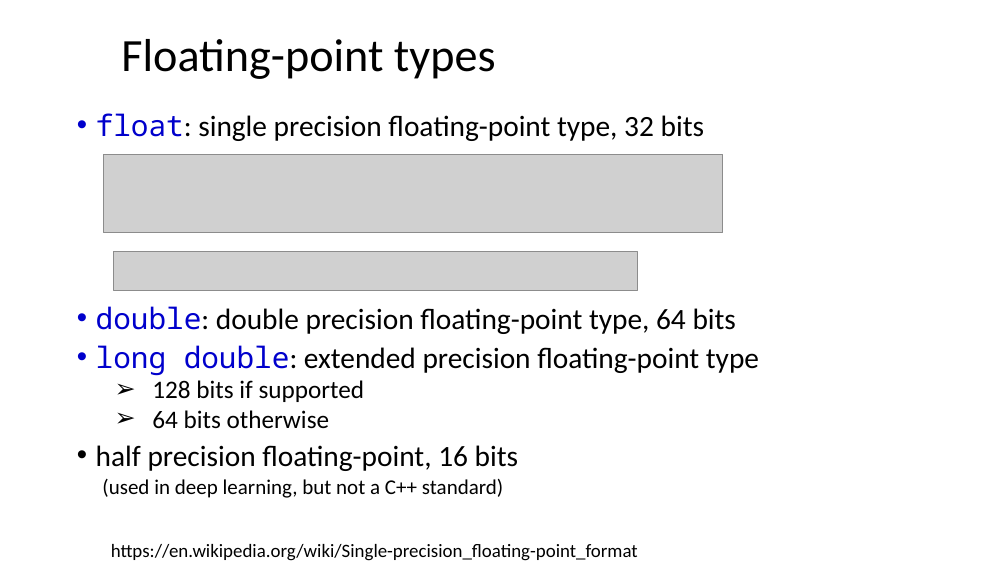
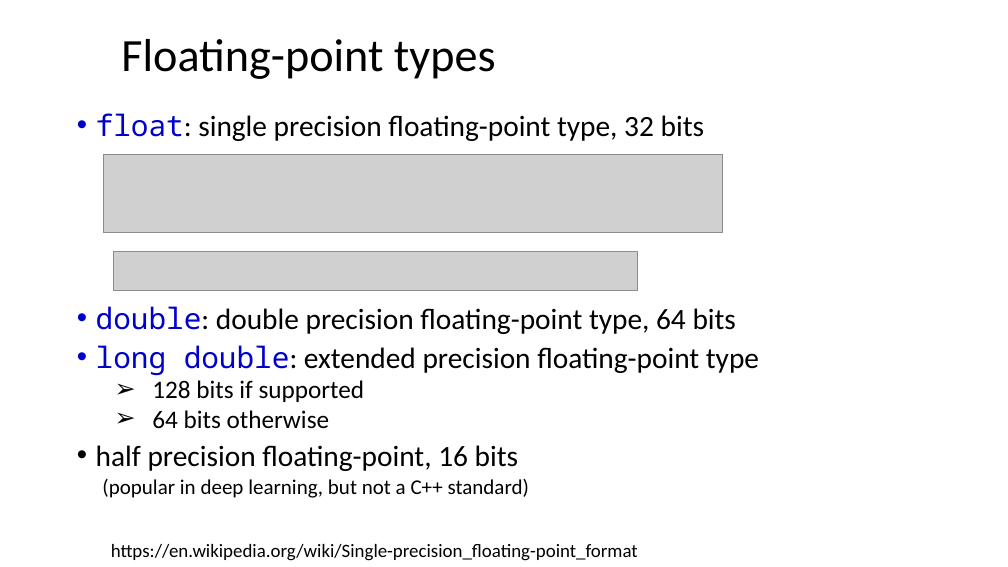
Before and after one commit to ShiqiYu/CPP, a slide deck: slide 24 of week02/Lecture02.pptx. Drawn at 1008x567 pixels with LibreOffice and Linux fonts; fonts in the diff are those of the drawing; grey boxes stand for pictures; background and template pictures are left out. Boxes give left, top, right and bottom in pixels: in the first picture for what was removed or moved away, otherwise in the second. Text is boxed around its words. In the diff, an @@ line names an element or a change of style, - is before the commit and + after.

```diff
--- a/week02/Lecture02.pptx
+++ b/week02/Lecture02.pptx
@@ text at (96,445,529,498): text changed @@
-• half precision floating-point, 16 bits
-  (used in deep learning, but not a C++ standard)
+• half precision floating-point, 16 bits
+  (popular in deep learning, but not a C++ standard)
```
Also in this commit, not shown: 1 other slide changed, 1 other file.
